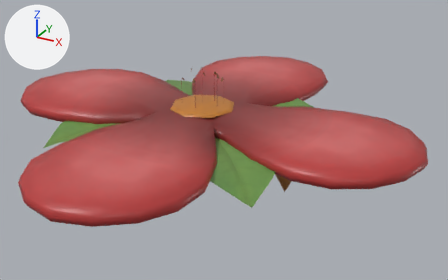
Two versions of the FBX model Assets/Models/Foliage/Spoiky.fbx, one commit apart.
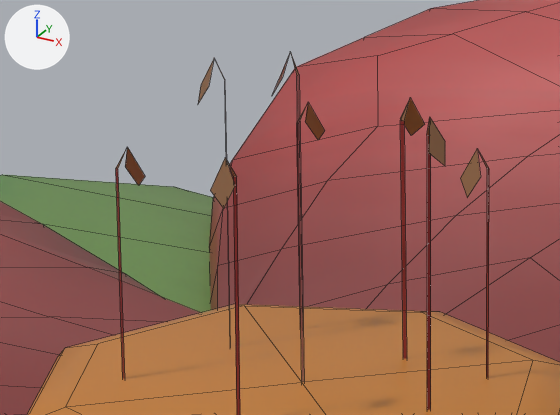
Each version appears first whole from a 50 mm lens placed at (1.558, -2.604, 1.254), pointed at (0.126, 0.001, -0.048), and next in a close-up on the part from 38% to 52% of the width and 21% to 38% of the height. Lighting does not change. The marker at upper left points along +X, +Y and +Z. The close-ups show mesh edges as thin lines. Where no turn or scale is listed for an object, it has been applied to the vertices. Vertices at the same position are counted once.

The scene before the commit, as lines of its bpy script (objects in view):
```python
me_cube = bpy.data.meshes.new('Cube')
me_cube.from_pydata(...)  # 855 vertices, 796 faces; spans x -1.16..1.16, y -1.16..1.16, z -0.16..0.33
me_cube.materials.append(mat_spoiky)  # picture img_spoiky_png
me_plane_002 = bpy.data.meshes.new('Plane.002')
me_plane_002.from_pydata(...)  # 65 vertices, 48 faces; spans x -0.628..0.612, y -0.596..0.665, z -0.042..0.103
me_plane_002.materials.append(mat_spoiky)  # picture img_spoiky_png
ob_body = bpy.data.objects.new('Body', me_cube)
ob_body.location = (0.0, 0.0, 0.0)
ob_folhas = bpy.data.objects.new('Folhas', me_plane_002)
ob_folhas.location = (0.0, 0.0, 0.0)
```
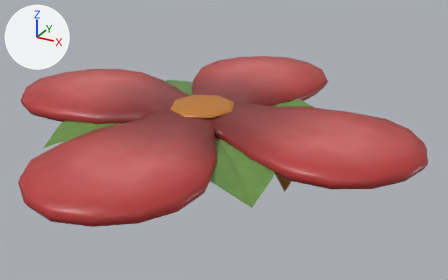
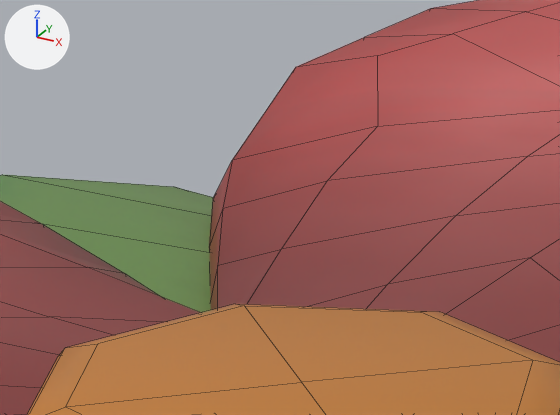
Commit message: Adjusted spoiky plant

Pixel boxes (x1, y1, x2, y2) of what changed, in the close-ups (560 x 415 px):
```json
{"part": 1, "of": "me_cube", "change": "deleted", "before": [116, 53, 489, 415], "on screen": "brown"}
```

The change, as JSON lines over the scene's bpy script:
```json
{"block": "me_cube", "where": "# used by ob_body; location = (0.0, 0.0, 0.0)"}
{"op": "remove", "block": "me_cube", "code": "me_cube.from_pydata(...)  # 855 vertices, 796 faces; spans x -1.16..1.16, y -1.16..1.16, z -0.16..0.33"}
{"op": "add", "block": "me_cube", "code": "me_cube.from_pydata(...)  # 791 vertices, 772 faces; spans x -1.16..1.16, y -1.16..1.16, z -0.16..0.13"}
{"block": "me_cube", "change": "me_cube part 1: 8 loose pieces with 64 vertices, spanning x -0.1..0.1, y -0.09..0.1, z 0.12..0.33, are deleted"}
```
